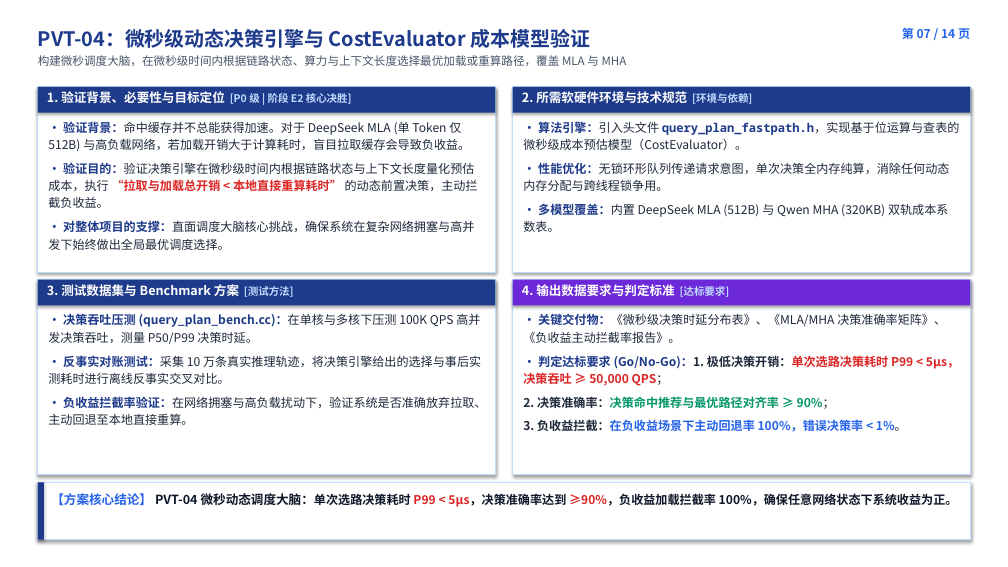
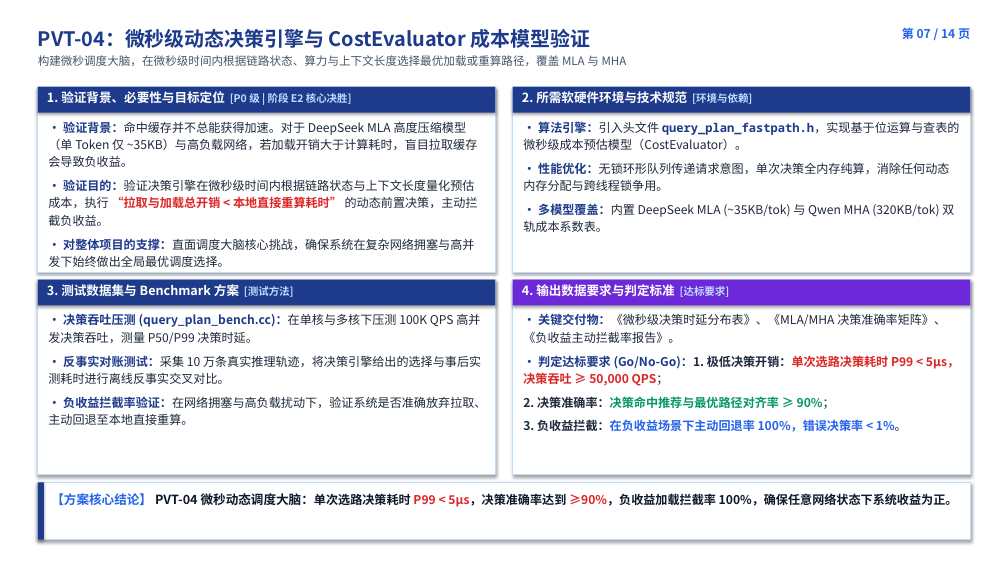
Before and after one commit to stonetree/reports, a slide deck: slide 7 of kvcache/unified_kv_memory/提前验证方案设计/验证计划方案设计/开发人员串讲PPT/00_统一异构KVCache存储池_提前验证全景与开发串讲完整版.pptx. Drawn at 1008x567 pixels with LibreOffice and Linux fonts; fonts in the diff are those of the drawing. Boxes give left, top, right and bottom in pixels: in the first picture for what was removed or moved away, otherwise in the second. Text is boxed around its words. In the diff, an @@ line names an element or a change of style, - is before the commit and + after.

```diff
--- a/kvcache/unified_kv_memory/提前验证方案设计/验证计划方案设计/开发人员串讲PPT/00_统一异构KVCache存储池_提前验证全景与开发串讲完整版.pptx
+++ b/kvcache/unified_kv_memory/提前验证方案设计/验证计划方案设计/开发人员串讲PPT/00_统一异构KVCache存储池_提前验证全景与开发串讲完整版.pptx
@@ text at (48,121,477,167): text changed @@
-• 验证背景：命中缓存并不总能获得加速。对于 DeepSeek MLA (单 Token 仅 512B) 与高负载网络，若加载开销大于计算耗时，盲目拉取缓存会导致负收益。
+• 验证背景：命中缓存并不总能获得加速。对于 DeepSeek MLA 高度压缩模型（单 Token 仅 ~35KB）与高负载网络，若加载开销大于计算耗时，盲目拉取缓存会导致负收益。
@@ text at (523,203,954,232): text changed @@
-• 多模型覆盖：内置 DeepSeek MLA (512B) 与 Qwen MHA (320KB) 双轨成本系数表。
+• 多模型覆盖：内置 DeepSeek MLA (~35KB/tok) 与 Qwen MHA (320KB/tok) 双轨成本系数表。
```
Also in this commit, not shown: 2 other slides changed, 7 other files.
